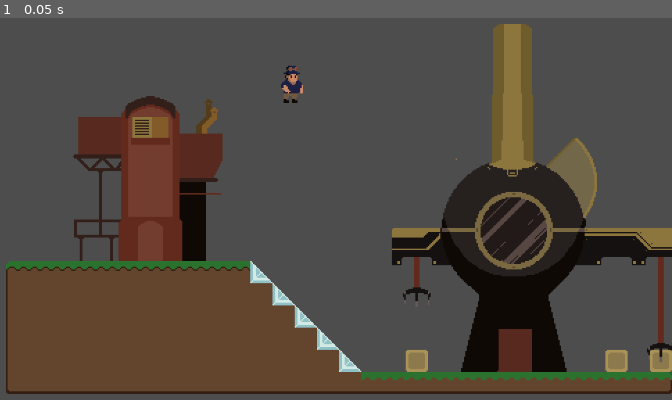
Above: before the commit, frame 1.
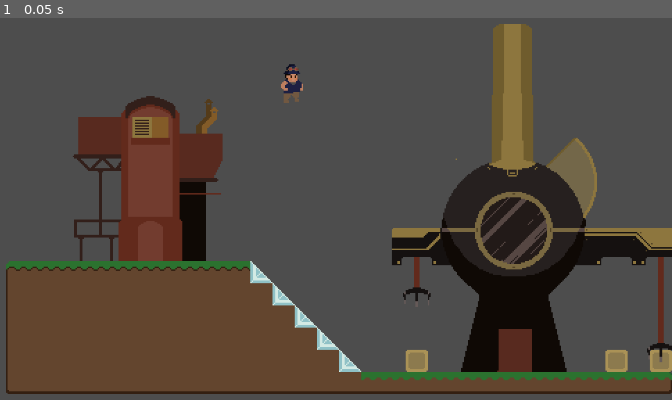
Above: after the commit, the same moment.

Repository: dethland/AFKGODOT
Game: Godot game, scene res://Tests/Testing/facility_play_ground.tscn
Same seed, same stepped clock (60 frames per second), same inputs: the game is played once before the commit and once after it. This scene is started directly instead of the project's main scene.
Inputs:
- Up to frame 1 (0.05 s): no input

The runs differ from the first frame. In frame 1, less than 0.1% of the frame differs, in the area x 41-46%, y 12-23%.

Commit message:
Update Colonist.tscn

Diff:
--- a/Game/Scenes/Colonist/Colonist.tscn
+++ b/Game/Scenes/Colonist/Colonist.tscn
@@ -1,7 +1,24 @@
-[gd_scene load_steps=5 format=3 uid="uid://sce8bxj7mrpk"]
+[gd_scene load_steps=10 format=3 uid="uid://sce8bxj7mrpk"]
 
 [ext_resource type="Script" path="res://Scripts/ColonistRelated/Colonist.gd" id="1_qolt3"]
 [ext_resource type="Texture2D" uid="uid://pqvn05ojnbbd" path="res://Asset/Colonist/colonist.png" id="2_c07pa"]
+[ext_resource type="Texture2D" uid="uid://bks7xdx3coqvd" path="res://Asset/Colonist/colonist_walk_animation.png" id="3_501vj"]
+
+[sub_resource type="AtlasTexture" id="AtlasTexture_entg0"]
+atlas = ExtResource("3_501vj")
+region = Rect2(0, 0, 32, 32)
+
+[sub_resource type="AtlasTexture" id="AtlasTexture_uifnj"]
+atlas = ExtResource("3_501vj")
+region = Rect2(32, 0, 32, 32)
+
+[sub_resource type="AtlasTexture" id="AtlasTexture_8nckf"]
+atlas = ExtResource("3_501vj")
+region = Rect2(64, 0, 32, 32)
+
+[sub_resource type="AtlasTexture" id="AtlasTexture_jgkl3"]
+atlas = ExtResource("3_501vj")
+region = Rect2(96, 0, 32, 32)
 
 [sub_resource type="SpriteFrames" id="SpriteFrames_8uhqf"]
 animations = [{
@@ -15,7 +32,16 @@
 }, {
 "frames": [{
 "duration": 1.0,
-"texture": ExtResource("2_c07pa")
+"texture": SubResource("AtlasTexture_entg0")
+}, {
+"duration": 1.0,
+"texture": SubResource("AtlasTexture_uifnj")
+}, {
+"duration": 1.0,
+"texture": SubResource("AtlasTexture_8nckf")
+}, {
+"duration": 1.0,
+"texture": SubResource("AtlasTexture_jgkl3")
 }],
 "loop": true,
 "name": &"walk",
@@ -33,6 +59,8 @@
 
 [node name="AnimatedSprite2D" type="AnimatedSprite2D" parent="."]
 sprite_frames = SubResource("SpriteFrames_8uhqf")
+animation = &"walk"
+frame_progress = 0.760549
 
 [node name="CollisionShape2D" type="CollisionShape2D" parent="."]
 position = Vector2(-1, 2)
